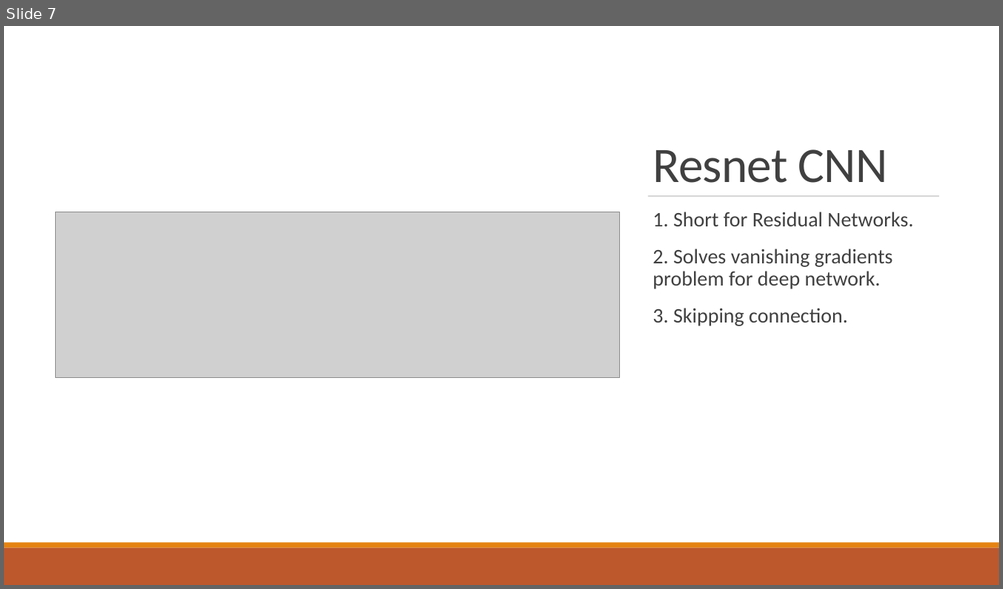
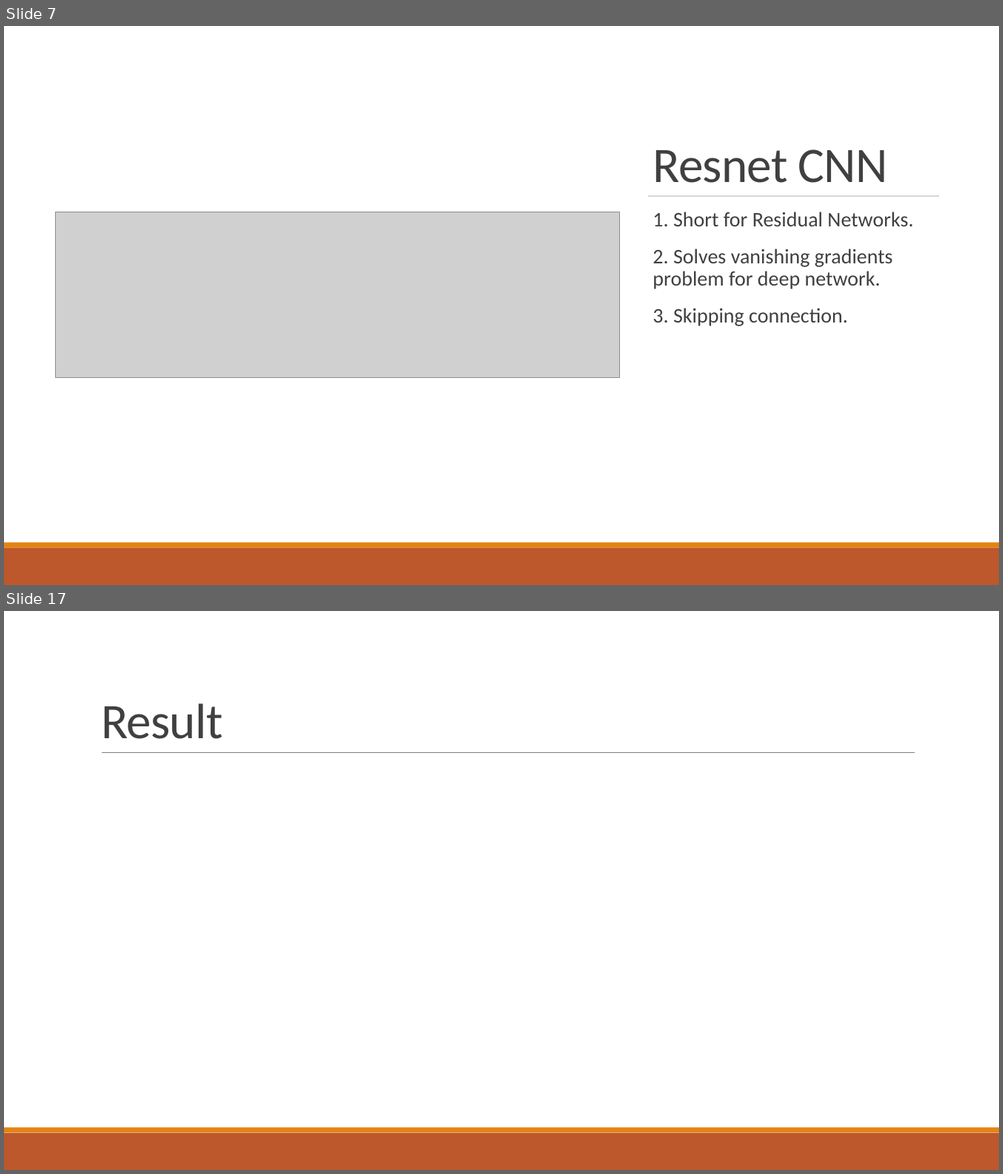
Before and after one commit to MicroRAsus/MLPR-Final-Project, a slide deck: CNNRNNProjectPresentation.pptx. Shown one above the other, each under a label of ours: slide 7 before the commit, slides 7 and 17 after it; the slides between them are not shown. The pictures are 1003x589 and 1003x1174 pixels, drawn with LibreOffice and Linux fonts; fonts in the diff are those of the drawing; grey boxes stand for pictures. Boxes give left, top, right and bottom in pixels: in the first picture for what was removed or moved away, otherwise in the second. Text is boxed around its words. In the diff, an @@ line names an element or a change of style, - is before the commit and + after.

```diff
--- a/CNNRNNProjectPresentation.pptx
+++ b/CNNRNNProjectPresentation.pptx
@@ slide 17 added at box(4, 611, 999, 1170), background #FFFFFF @@
@@ title added at box(101, 703, 223, 739), 48 pt, text #404040 @@
+Result
@@ line added from (102, 753) to (915, 753), #808080 0.5 pt @@
@@ rectangle added at box(4, 1133, 999, 1170), fill #BD582C @@
@@ rectangle added at box(4, 1128, 999, 1133), fill #E48312 @@
```
Also in this commit, not shown: 6 slides changed, 3 other slides added, 6 slides removed.
